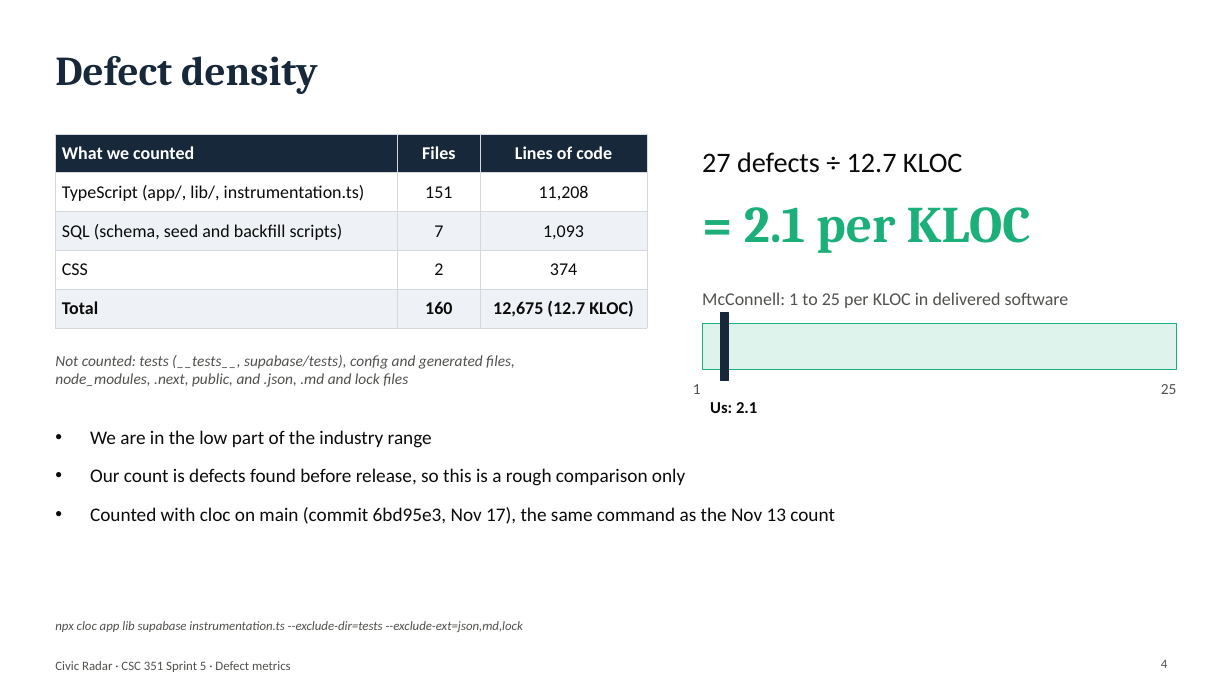
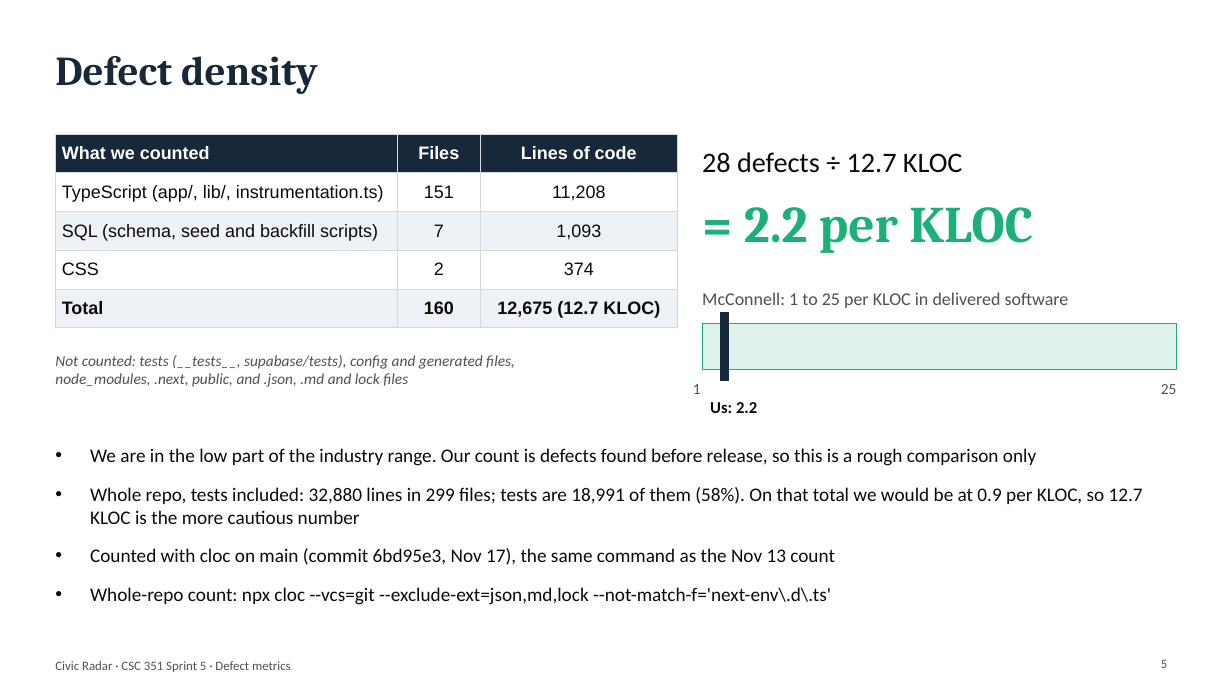
Before and after one commit to Civic-Radar/civicradar-project, a slide deck: slide 5 of Defect Metrics/Civic Radar Defect Metrics.pptx (slide 4 before the commit). Drawn at 1232x693 pixels with LibreOffice and Linux fonts; fonts in the diff are those of the drawing. Boxes give left, top, right and bottom in pixels: in the first picture for what was removed or moved away, otherwise in the second. Text is boxed around its words. In the diff, an @@ line names an element or a change of style, - is before the commit and + after.

```diff
--- a/Defect Metrics/Civic Radar Defect Metrics.pptx
+++ b/Defect Metrics/Civic Radar Defect Metrics.pptx
@@ table at [55,134,677,437] @@
@@ font Calibri to Arial @@
@@ borders changed @@
@@ table: place and size @@
-table at [55,134,647,321]
+table at [55,134,677,437]
@@ text at [702,152,963,173]: text changed @@
-27 defects ÷ 12.7 KLOC
+28 defects ÷ 12.7 KLOC
@@ text at [744,207,1033,253]: text changed @@
-= 2.1 per KLOC
+= 2.2 per KLOC
@@ text at [710,402,757,413]: text changed @@
-Us: 2.1
+Us: 2.2
@@ text "We are in the low ...": place and size @@
-text "We are in the low ..." at [90,430,835,524]
+text "We are in the low ..." at [90,448,1143,605]
@@ text at [90,448,1143,524]: text changed @@
-• We are in the low part of the industry range
-• Our count is defects found before release, so this is a rough comparison only
+• We are in the low part of the industry range. Our count is defects found before release, so this is a rough comparison only
+• Whole repo, tests included: 32,880 lines in 299 files; tests are 18,991 of them (58%). On that total we would be at 0.9 per KLOC, so 12.7 KLOC is the more cautious number
@@ text at [90,587,831,605]: paragraph added @@
+• Whole-repo count: npx cloc --vcs=git --exclude-ext=json,md,lock --not-match-f='next-env\.d\.ts'
@@ text removed at [55,621,523,632] @@
-npx cloc app lib supabase instrumentation.ts --exclude-dir=tests --exclude-ext=json,md,lock
@@ page number at [1161,659,1167,668]: text changed @@
-4
+5
```
Also in this commit, not shown: 7 other slides changed, 1 slide added, 5 other files.
